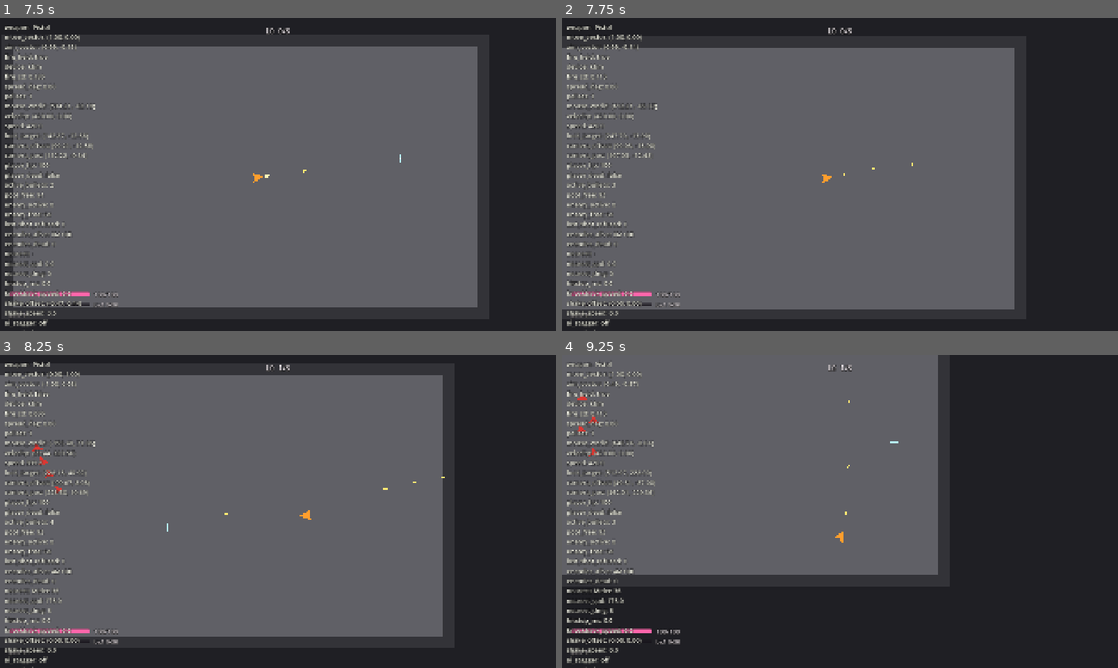
Above: before the commit, frames 1-4 (two rows, left to right).
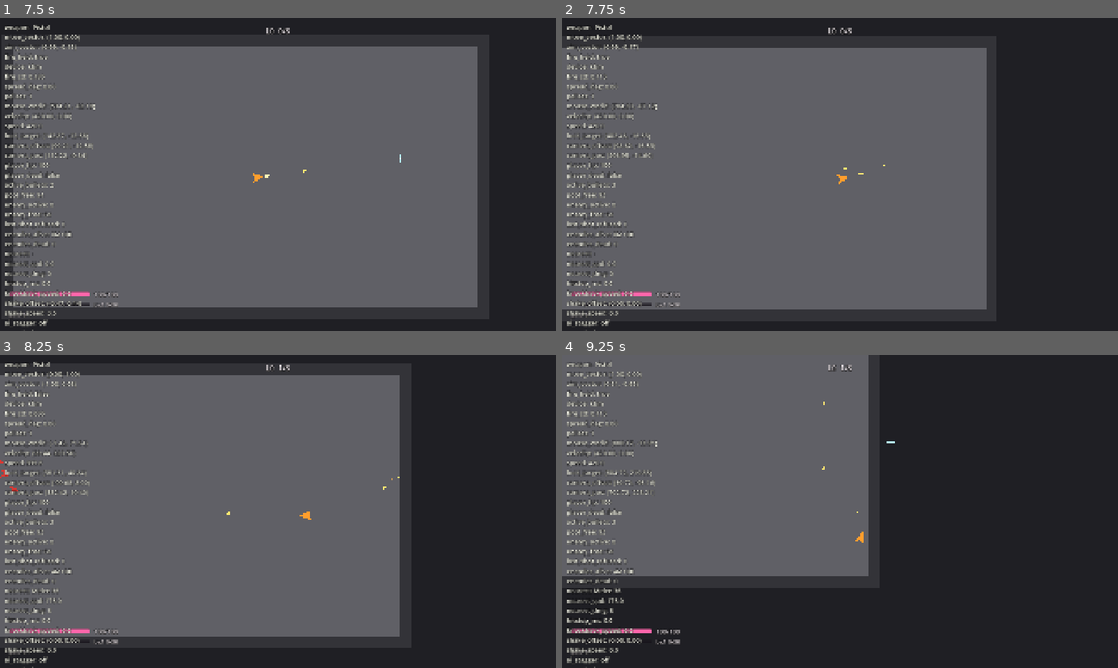
Above: after the commit, the same moments.

Repository: ZhiH2333/WPG
Game: Godot game, scene res://ui/main_menu.tscn
Same seed, same stepped clock (60 frames per second), same inputs: the game is played once before the commit and once after it.
Inputs (mouse positions are in pixels of both pictures, inside the frame that each line leads up to):
- Up to frame 1 (7.5 s): click (189, 202) at 0.5 s; click (11, 24) at 1.25 s; click (22, 24) at 2 s; click (494, 24) at 2.75 s; click "A" at 3.5 s; click "D" at 4.25 s; click "Back" at 5 s; click (278, 202) at 5.75 s; click (278, 174) at 6.5 s; tap Enter (ui_accept) at 7.25 s; move the mouse to (400, 158) at 7.27 s; press the mouse at (400, 158) at 7.28 s; hold D (move_right) from 7.28 s (still down)
- Up to frame 2 (7.75 s): keep holding D (move_right); tap Enter (ui_accept) at 7.52 s; tap Space (dash, bound only after the commit) at 7.55 s
- Up to frame 3 (8.25 s): move the mouse to (166, 527) at 8.02 s; release D (move_right) at 8.03 s; release the mouse at (166, 527) at 8.03 s; hold S (move_down) from 8.03 s (still down); tap Space (dash, bound only after the commit) at 8.1 s
- Up to frame 4 (9.25 s): tap Enter (ui_accept) at 8.27 s; click (728, 527) at 8.3 s; move the mouse to (895, 442) at 8.77 s; release S (move_down) at 8.78 s; press the mouse at (895, 442) at 8.78 s; hold D (move_right) from 8.78 s (still down); tap Space (dash, bound only after the commit) at 9.05 s

Frame 1 is identical in both runs. In frame 2, 4.4% of the frame differs, in the area x 8-82%, y 8-94%; in frame 3, 6.7%; in frame 4, 9.3%, in the area x 0-68%, y 0-71%.

Commit message:
:sparkles: add dodge

Diff:
--- a/combat/hit_reaction.gd
+++ b/combat/hit_reaction.gd
@@ -32,6 +32,9 @@
 
 func play(hit_direction: Vector2) -> void:
 	if _dead or _visual == null:
+		return
+	var player: Player = get_parent() as Player
+	if player != null and player.is_dashing():
 		return
 	var direction: Vector2 = _normalize_or_right(hit_direction)
 	_visual.scale = _squash_scale_for(direction)
--- a/combat/sfx_pool.gd
+++ b/combat/sfx_pool.gd
@@ -88,6 +88,9 @@
 func play_click(world_position: Vector2) -> void:
 	play(_stream_click, 1.0, -8.0, world_position)
 
+func play_dash(world_position: Vector2) -> void:
+	play(_stream_click, 0.62, -8.0, world_position)
+
 func play_enemy_shot(world_position: Vector2) -> void:
 	play(_stream_enemy_shot, 0.94, -7.0, world_position)
 
--- a/debug/debug_overlay.gd
+++ b/debug/debug_overlay.gd
@@ -86,7 +86,7 @@
 	var fps: int = Engine.get_frames_per_second()
 	var velocity: Vector2 = _read_velocity()
 	var weapon: Weapon = _read_weapon()
-	return "weapon: %s\nmove_vector: %s\naim_vector: %s\nfire_h …(567 unchanged characters)… g: %d\nupgrades: %d\ngrant: U\ngod: %s\nlast_grant: %s\noffer: %s\noffer_ids: %s …(135 unchanged characters)…
+	return "weapon: %s\nmove_vector: %s\naim_vector: %s\nfire_h …(567 unchanged characters)… g: %d\nupgrades: %d\ngrant: U\ngod: %s\ndash: %s\nlast_grant: %s\noffer: %s\noffer_ids: %s …(135 unchanged characters)…
 		_read_weapon_name(weapon),
 		_format_vector(_player_input.move_vector),
 		_format_vector(_player_input.aim_vector),
@@ -130,6 +130,7 @@
 		_read_catalog_count(),
 		_read_owned_upgrades(),
 		_read_god_label(),
+		_read_dash_label(),
 		_last_grant_id,
 		_read_offer_state(),
 		_read_offer_ids(),
@@ -289,6 +290,14 @@
 	if _player.get_player_health().is_debug_god():
 		return "on"
 	return "off"
+
+func _read_dash_label() -> String:
+	if _player == null:
+		return "ready"
+	var left: float = _player.get_player_dash().get_cooldown_left()
+	if left <= 0.0:
+		return "ready"
+	return "%.2f" % left
 
 func _read_offer_state() -> String:
 	if _upgrade_offer == null or not _upgrade_offer.is_open():
--- a/player/player.gd
+++ b/player/player.gd
@@ -13,6 +13,7 @@
 @onready var _player_input: PlayerInput = $PlayerInput
 @onready var _player_motor: PlayerMotor = $PlayerMotor
 @onready var _player_health: PlayerHealth = $PlayerHealth
+@onready var _player_dash: PlayerDash = $PlayerDash
 @onready var _visual: Node2D = $Visual
 @onready var _muzzle: Marker2D = $Visual/Muzzle
 @onready var _weapon_host: WeaponHost = $WeaponHost
@@ -23,6 +24,7 @@
 	collision_layer = GameCollisionLayers.MASK_PLAYER
 	collision_mask = GameCollisionLayers.MASK_WALL
 	_weapon_host.bind_player_input(_player_input)
+	_player_dash.bind_player_input(_player_input)
 	_bind_hit_reaction()
 
 func get_player_input() -> PlayerInput:
@@ -33,6 +35,9 @@
 
 func get_player_motor() -> PlayerMotor:
 	return _player_motor
+
+func get_player_dash() -> PlayerDash:
+	return _player_dash
 
 func get_weapon_host() -> WeaponHost:
 	return _weapon_host
@@ -46,14 +51,19 @@
 func is_defeated() -> bool:
 	return _player_health.is_defeated()
 
+func is_dashing() -> bool:
+	return _player_dash.is_dashing()
+
 func bind_projectile_pool(pool: ProjectilePool) -> void:
 	_weapon_host.bind_projectile_pool(pool)
 
 func bind_sfx_pool(sfx_pool: SfxPool) -> void:
 	_fire_feedback.bind_sfx_pool(sfx_pool)
+	_player_dash.bind_sfx_pool(sfx_pool)
 
 func bind_player_camera(player_camera: PlayerCamera) -> void:
 	_fire_feedback.bind_camera(player_camera)
+	_player_dash.bind_player_camera(player_camera)
 
 func notify_shot_fired(aim: Vector2, weapon: Weapon) -> void:
 	_fire_feedback.play_shot(aim, weapon)
@@ -77,6 +87,9 @@
 	if speed > knockback_max_speed:
 		_knockback_velocity = _knockback_velocity * (knockback_max_speed / speed)
 
+func clear_knockback() -> void:
+	_knockback_velocity = Vector2.ZERO
+
 func play_hit_reaction(hit_direction: Vector2) -> void:
 	_hit_reaction.play(hit_direction)
 
@@ -88,12 +101,14 @@
 	velocity = Vector2.ZERO
 	_knockback_velocity = Vector2.ZERO
 	_weapon_host.deactivate_all()
+	_player_dash.reset_for_sandbox()
 
 func reset_for_sandbox() -> void:
 	global_position = Vector2.ZERO
 	velocity = Vector2.ZERO
 	_knockback_velocity = Vector2.ZERO
 	_player_health.reset_for_sandbox()
+	_player_dash.reset_for_sandbox()
 	_hit_reaction.reset()
 	_fire_feedback.stop_recoil()
 	_weapon_host.reset_after_player_revive()
@@ -107,9 +122,16 @@
 	if is_defeated():
 		velocity = Vector2.ZERO
 		return
+	_player_dash.try_dash()
 	_apply_motor(delta)
 
 func _apply_motor(delta: float) -> void:
+	var was_dashing: bool = _player_dash.is_dashing()
+	var dash_velocity: Vector2 = _player_dash.tick(delta, velocity)
+	if was_dashing:
+		velocity = dash_velocity
+		move_and_slide()
+		return
 	var motor_current: Vector2 = velocity - _knockback_velocity
 	var motor_velocity: Vector2 = _player_motor.tick(delta, motor_current, _player_input.move_vector)
 	_knockback_velocity = _knockback_velocity.move_toward(Vector2.ZERO, KNOCKBACK_DAMPING * delta)
--- a/player/player.tscn
+++ b/player/player.tscn
@@ -9,6 +9,7 @@
 [ext_resource type="Script" path="res://weapons/rifle.gd" id="7_rifle"]
 [ext_resource type="Script" path="res://weapons/smg.gd" id="11_smg"]
 [ext_resource type="Script" path="res://player/player_health.gd" id="8_health"]
+[ext_resource type="Script" path="res://player/player_dash.gd" id="12_dash"]
 [ext_resource type="PackedScene" path="res://combat/muzzle_flash.tscn" id="9_flash"]
 [ext_resource type="Script" path="res://player/fire_feedback.gd" id="10_feedback"]
 
@@ -42,6 +43,9 @@
 [node name="PlayerHealth" type="Node" parent="."]
 script = ExtResource("8_health")
 
+[node name="PlayerDash" type="Node" parent="."]
+script = ExtResource("12_dash")
+
 [node name="WeaponHost" type="Node" parent="."]
 script = ExtResource("4_host")
 
--- /dev/null
+++ b/player/player_dash.gd
@@ -0,0 +1,105 @@
+extends Node
+class_name PlayerDash
+
+## 短冲刺：穿怪不穿墙。不写进 Player / Motor。不用 Engine.time_scale。
+const DASH_DISTANCE: float = 210.0 ## 像素
+const DASH_DURATION_SEC: float = 0.12
+const DASH_COOLDOWN_SEC: float = 0.90 ## 从起冲那一帧起算，含冲刺本身
+const CAMERA_KICK: float = 3.0
+const DASH_MODULATE := Color(1.35, 1.35, 1.45, 1)
+
+var _player_input: PlayerInput
+var _player_camera: PlayerCamera
+var _sfx_pool: SfxPool
+var _player: Player
+var _visual: Node2D
+var _dashing: bool = false
+var _dash_left_sec: float = 0.0
+var _cooldown_left_sec: float = 0.0
+var _direction: Vector2 = Vector2.RIGHT
+
+func _ready() -> void:
+	_player = get_parent() as Player
+	if _player != null:
+		_visual = _player.get_node_or_null("Visual") as Node2D
+
+func bind_player_input(player_input: PlayerInput) -> void:
+	_player_input = player_input
+
+func bind_player_camera(player_camera: PlayerCamera) -> void:
+	_player_camera = player_camera
+
+func bind_sfx_pool(sfx_pool: SfxPool) -> void:
+	_sfx_pool = sfx_pool
+
+func is_dashing() -> bool:
+	return _dashing
+
+func get_cooldown_left() -> float:
+	return _cooldown_left_sec
+
+func try_dash() -> bool:
+	if _dashing or _cooldown_left_sec > 0.0:
+		return false
+	if _player_input == null or not _player_input.dash_just_pressed or _player_input.is_dash_suppressed():
+		return false
+	if _player == null or _player.is_defeated():
+		return false
+	var session: RunSession = _player.get_parent().get_node_or_null("RunSession") as RunSession
+	if session != null and not session.is_playing():
+		return false
+	_direction = _resolve_direction()
+	_dashing = true
+	_dash_left_sec = DASH_DURATION_SEC
+	_cooldown_left_sec = DASH_COOLDOWN_SEC
+	_player.clear_knockback()
+	_apply_visual(true)
+	if _player_camera != null:
+		_player_camera.apply_kick(_direction, CAMERA_KICK)
+	if _sfx_pool != null:
+		_sfx_pool.play_dash(_player.global_position)
+	return true
+
+func tick(delta: float, current_velocity: Vector2) -> Vector2:
+	if _cooldown_left_sec > 0.0:
+		_cooldown_left_sec = maxf(0.0, _cooldown_left_sec - delta)
+	if not _dashing:
+		return current_velocity
+	_dash_left_sec = maxf(0.0, _dash_left_sec - delta)
+	if _dash_left_sec <= 0.0:
+		_stop_dash()
+		return _direction * _move_speed()
+	return _direction * (DASH_DISTANCE / DASH_DURATION_SEC)
+
+func reset_for_sandbox() -> void:
+	_dashing = false
+	_dash_left_sec = 0.0
+	_cooldown_left_sec = 0.0
+	_apply_visual(false)
+
+func _stop_dash() -> void:
+	_dashing = false
+	_dash_left_sec = 0.0
+	_apply_visual(false)
+
+func _resolve_direction() -> Vector2:
+	var move: Vector2 = _player_input.move_vector
+	if move.is_finite() and not move.is_zero_approx():
+		return move.normalized()
+	var aim: Vector2 = _player_input.aim_vector
+	if aim.is_finite() and not aim.is_zero_approx():
+		return aim.normalized()
+	return Vector2.RIGHT
+
+func _move_speed() -> float:
+	if _player == null:
+		return 420.0
+	return _player.get_player_motor().move_speed
+
+func _apply_visual(dashing: bool) -> void:
+	if _visual == null:
+		return
+	if dashing:
+		_visual.modulate = DASH_MODULATE
+		return
+	_visual.modulate = Color.WHITE
--- a/player/player_health.gd
+++ b/player/player_health.gd
@@ -62,7 +62,7 @@
 	_visual.modulate = Color.WHITE
 
 func apply_damage(amount: int, hit_position: Vector2, hit_direction: Vector2 = Vector2.ZERO) -> void:
-	if _defeated or _i_frame_left_sec > 0.0 or amount <= 0 or _debug_god:
+	if _defeated or _i_frame_left_sec > 0.0 or amount <= 0 or _debug_god or _player.is_dashing():
 		return
 	var direction: Vector2 = _resolve_hit_direction(hit_direction, hit_position)
 	_hp = maxi(0, _hp - amount)
@@ -101,6 +101,8 @@
 func _restore_color() -> void:
 	if _visual == null:
 		return
+	if _player != null and _player.is_dashing():
+		return
 	_visual.modulate = Color.WHITE
 	if _defeated:
 		_visual.color = DEAD_COLOR
--- a/player/player_input.gd
+++ b/player/player_input.gd
@@ -17,27 +17,36 @@
 	JOY_BUTTON_DPAD_DOWN,
 ]
 
-## 全项目唯一输入合同：键鼠或单把手柄（device_id）。只产出 move/aim/fire。切枪仍由 WeaponHost 另读 1/2/3/4 或该手柄十字键。
+## 全项目唯一输入合同：键鼠或单把手柄（device_id）。只产出 move/aim/fire。切枪仍由 WeaponHost 另读 1/2/3/4 或该手柄十字键。Dash 不进三量。
 var move_vector: Vector2 = Vector2.ZERO
 var aim_vector: Vector2 = Vector2.RIGHT
 var fire_held: bool = false
+var dash_just_pressed: bool = false
 var mouse_world_position: Vector2 = Vector2.ZERO
 var _fire_suppressed: bool = false
+var _dash_suppressed: bool = false
 var _need_fire_release: bool = false
 var _device_id: int = DEVICE_KEYBOARD
 var _device_pinned: bool = false
 var _weapon_slot_just_pressed: int = -1
 var _dpad_held: PackedByteArray = PackedByteArray()
+var _joy_a_held: bool = false
+var _need_dash_release: bool = false
 var _last_mouse_world: Vector2 = Vector2.ZERO
 var _has_last_mouse: bool = false
 
 func _enter_tree() -> void:
 	## 小于 0 更早处理，让同一帧的朝向、相机、准星读到本帧输入。
 	process_priority = -100
+	process_physics_priority = -100
 	_dpad_held.resize(4)
 
 func _process(delta: float) -> void:
 	update_input(delta)
+
+func _physics_process(_delta: float) -> void:
+	dash_just_pressed = false
+	_update_dash_pressed()
 
 func get_device_id() -> int:
 	return _device_id
@@ -57,6 +66,7 @@
 		_device_id = DEVICE_KEYBOARD
 		move_vector = Vector2.ZERO
 		fire_held = false
+		_joy_a_held = false
 		_keep_last_aim()
 		_clear_dpad_held()
 		return
@@ -64,6 +74,7 @@
 		_update_from_joy(delta)
 		return
 	_clear_dpad_held()
+	_joy_a_held = false
 	_update_move_vector()
 	_update_aim_vector()
 	_update_fire_held()
@@ -82,6 +93,19 @@
 	if _device_id >= 0 and _joy_wants_fire(_device_id):
 		_need_fire_release = true
 		fire_held = false
+
+func set_dash_suppressed(suppressed: bool) -> void:
+	_dash_suppressed = suppressed
+	if suppressed:
+		dash_just_pressed = false
+		_need_dash_release = true
+		return
+	if _is_dash_held():
+		_need_dash_release = true
+		dash_just_pressed = false
+
+func is_dash_suppressed() -> bool:
+	return _dash_suppressed
 
 func _claim_device() -> void:
 	var old_device: int = _device_id
@@ -121,6 +145,8 @@
 	if _read_stick(id, JOY_AXIS_RIGHT_X, JOY_AXIS_RIGHT_Y).length() >= STICK_DEADZONE:
 		return true
 	if _joy_wants_fire(id):
+		return true
+	if Input.is_joy_button_pressed(id, JOY_BUTTON_A):
 		return true
 	for slot: int in DPAD_BUTTONS.size():
 		if Input.is_joy_button_pressed(id, DPAD_BUTTONS[slot]):
@@ -225,3 +251,26 @@
 			return
 		_need_fire_release = false
 	fire_held = pressed
+
+func _is_dash_held() -> bool:
+	if _device_id >= 0:
+		return Input.is_joy_button_pressed(_device_id, JOY_BUTTON_A)
+	return Input.is_action_pressed("dash")
+
+func _update_dash_pressed() -> void:
+	var edge: bool = false
+	if _device_id >= 0:
+		var pressed: bool = Input.is_joy_button_pressed(_device_id, JOY_BUTTON_A)
+		edge = pressed and not _joy_a_held
+		_joy_a_held = pressed
+	else:
+		edge = Input.is_action_just_pressed("dash")
+	if _dash_suppressed:
+		dash_just_pressed = false
+		return
+	if _need_dash_release:
+		if _is_dash_held():
+			dash_just_pressed = false
+			return
+		_need_dash_release = false
+	dash_just_pressed = edge
--- a/project.godot
+++ b/project.godot
@@ -84,6 +84,11 @@
 "events": [Object(InputEventKey,"resource_local_to_scene":false,"resource_name":"","device":-1,"window_id":0,"alt_press …(192 unchanged characters)…
 ]
 }
+dash={
+"deadzone": 0.5,
+"events": [Object(InputEventKey,"resource_local_to_scene":false,"resource_name":"","device":-1,"window_id":0,"alt_pressed":false,"shift_pressed":false,"ctrl_pressed":false,"meta_pressed":false,"pressed":false,"keycode":0,"physical_keycode":32,"key_label":0,"unicode":32,"location":0,"echo":false,"script":null)
+]
+}
 
 [layer_names]
 
--- a/sandbox/combat_sandbox.gd
+++ b/sandbox/combat_sandbox.gd
@@ -326,6 +326,7 @@
 
 func _set_offer_input_lock(locked: bool) -> void:
 	_player.get_player_input().set_fire_suppressed(locked)
+	_player.get_player_input().set_dash_suppressed(locked)
 	_player.get_weapon_host().set_switch_suppressed(locked)
 	if locked:
 		Input.mouse_mode = Input.MOUSE_MODE_VISIBLE
Not shown: 1 places in player/player.tscn that only renumber resources
Not shown, added: player/player_dash.gd.uid
Not shown, changed: README.md
